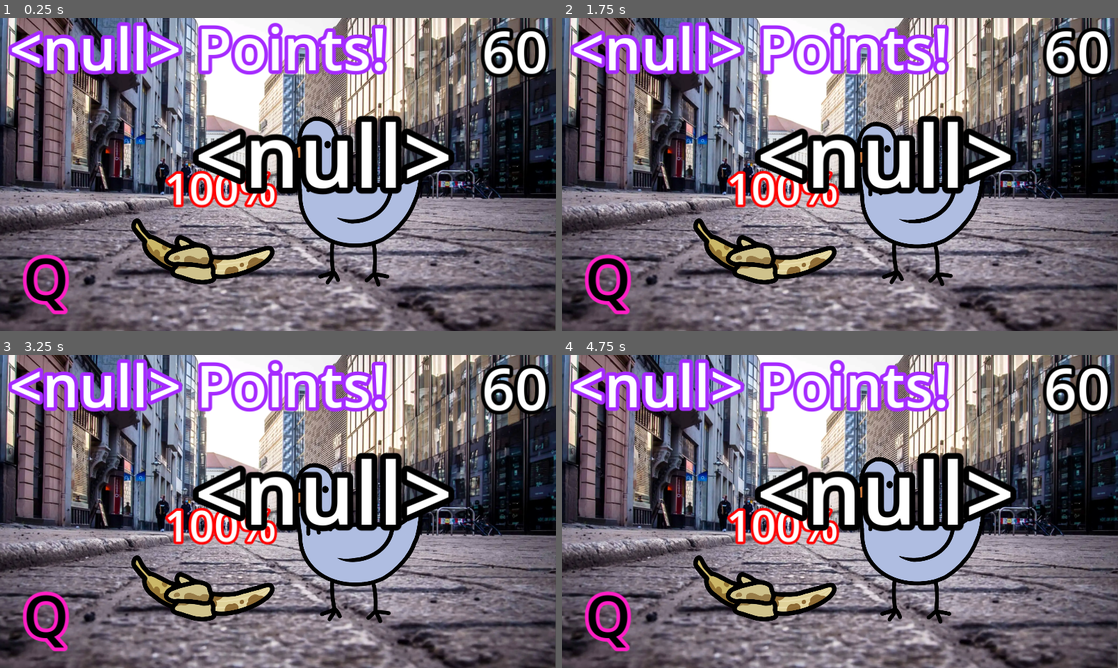
Above: before the commit, frames 1-4 (two rows, left to right).
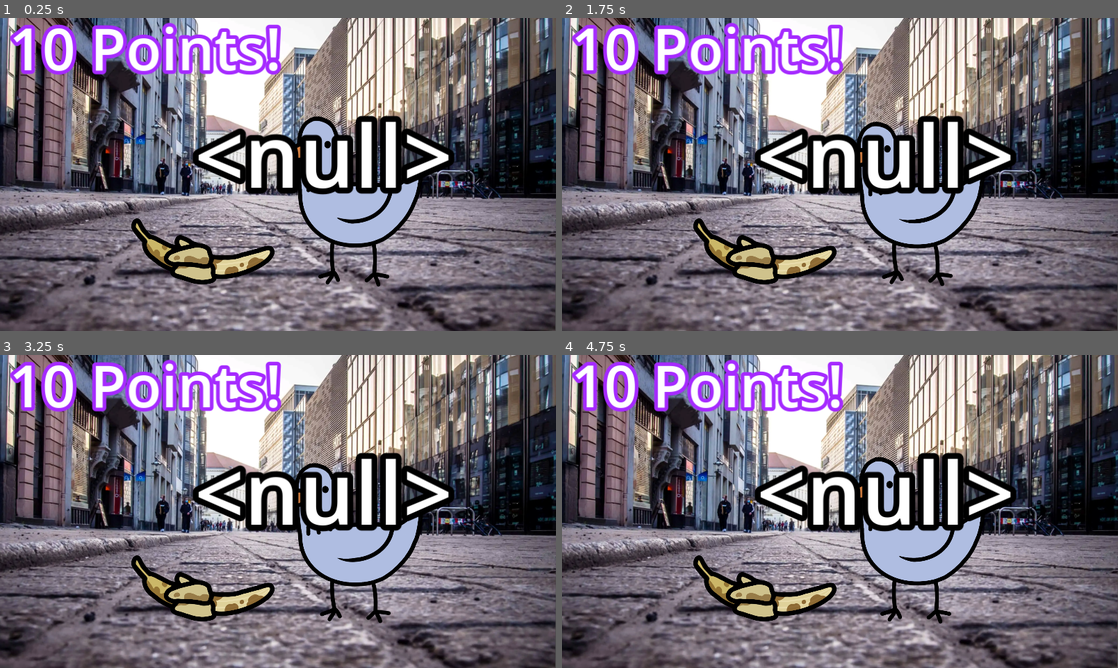
Above: after the commit, the same moments.

Repository: CharredCoall/DIS-WebApp
Game: Godot game, scene res://game.tscn
The game is run twice, just before and just after one commit, with the same random seed, the same clock (stepped at 60 frames per second) and the same inputs. This scene is started directly instead of the project's main scene.
Inputs:
- Up to frame 1 (0.25 s): no input
- Up to frame 2 (1.75 s): hold Right (right) 0.53-1.28 s; tap E (Random_E) at 0.6 s; hold Left (left) from 1.28 s (still down); tap Q (Random_Q) at 1.35 s
- Up to frame 3 (3.25 s): release Left (left) at 2.03 s; hold Right (right) from 2.03 s (still down); tap W (Random_W) at 2.1 s; tap Space (space) at 2.85 s
- Up to frame 4 (4.75 s): release Right (right) at 3.53 s; hold Left (left) from 3.53 s (still down); tap E (Random_E) at 3.6 s; tap Q (Random_Q) at 4.35 s

The runs differ from the first frame. In frame 1, 11% of the frame differs, in the area x 1-99%, y 1-95%; in frame 2, 11%; in frame 3, 11%; in frame 4, 11%.
Error before the commit: Invalid call. Nonexistent function 'get_name' in base 'Nil'. (res://scripts/GameManager.gd:18)
Error after the commit: Invalid access to property or key '<null>' on a base object of type 'Dictionary'. (res://scripts/GameManager.gd:25)

Commit message:
Clicker Game Integrated with database!

Diff:
--- a/Godot/GameManager.gd
+++ b/Godot/GameManager.gd
@@ -84,7 +84,7 @@
 			if pigeon[5] != null:
 				pigeon[5] = int(pigeon[5])
 				GameVariables.pigeon_clothes[str(pigeon[0])] = GameVariables.store_items[int(pigeon[5])][0]
-			GameVariables.tenants[str(pigeon[0])] = {"pos": pigeonholes[int(pigeon[1])], "state": "idle", "con": pigeon[2], "int": pigeon[3], "cha": pigeon[4], "hat": pigeon[5]}
+			GameVariables.tenants[str(pigeon[0])] = {"pos": pigeonholes[int(pigeon[1])], "state": "idle", "con": pigeon[4], "int": pigeon[3], "cha": pigeon[2], "hat": pigeon[5]}
 		GameVariables.money = json["userData"][2]
 		GameVariables.items = {}
 		for hat in json['hats']:
--- a/Godot/PigeonSpawner.gd
+++ b/Godot/PigeonSpawner.gd
@@ -261,10 +261,9 @@
 				item_list.add_icon_item(load("res://Art/Cross.png"))
 				for item in GameVariables.items:
 					item_list.add_item(str(GameVariables.items[item]), load(GameVariables.store_items[int(item)][0]))
-		accessory_node.texture = load(GameVariables.items[index - 1])
+		accessory_node.texture = load(GameVariables.store_items[GameVariables.items[index]][0])
 		if GameVariables.pigeon_clothes.has(clicked_pig.get_name()) and GameVariables.pigeon_clothes[clicked_pig.get_name()] != "res://Art/Items/placeholder_texture_2d.tres":
 			previous_clothing = GameVariables.pigeon_clothes[clicked_pig.get_name()]
-
 		GameVariables.pigeon_clothes[str(clicked_pig.get_name())] = GameVariables.items[index - 1]
 		if GameVariables.pigeon_clothes.has(clicked_pig.get_name()) and GameVariables.pigeon_clothes[clicked_pig.get_name()] != "res://Art/Items/placeholder_texture_2d.tres":
 			GameVariables.items.remove_at(index - 1)
--- a/Godot/end_screen.tscn
+++ b/Godot/end_screen.tscn
@@ -67,7 +67,6 @@
 theme_override_colors/font_outline_color = Color(0, 0, 0, 1)
 theme_override_constants/outline_size = 75
 theme_override_font_sizes/font_size = 350
-text = "Announce"
 horizontal_alignment = 1
 
 [node name="ScoreLabel" type="Label" parent="EndManager"]
@@ -78,7 +77,6 @@
 theme_override_colors/font_outline_color = Color(0, 0, 0, 1)
 theme_override_constants/outline_size = 25
 theme_override_font_sizes/font_size = 100
-text = "Score"
 
 [node name="LevelUpLabel" type="Label" parent="EndManager"]
 offset_left = 48.0
@@ -88,7 +86,6 @@
 theme_override_colors/font_outline_color = Color(0, 0, 0, 1)
 theme_override_constants/outline_size = 25
 theme_override_font_sizes/font_size = 100
-text = "Level Up"
 
 [node name="MoneyLabel" type="Label" parent="EndManager"]
 offset_left = 64.0
@@ -98,7 +95,6 @@
 theme_override_colors/font_outline_color = Color(0, 0, 0, 1)
 theme_override_constants/outline_size = 25
 theme_override_font_sizes/font_size = 100
-text = "money"
 
 [node name="GoBackToMenu" type="TextureButton" parent="EndManager"]
 offset_left = 1680.0
@@ -113,10 +109,12 @@
 [node name="Goober" type="Sprite2D" parent="EndManager"]
 
 [node name="AnimatedGoober" type="AnimatedSprite2D" parent="EndManager/Goober"]
-position = Vector2(1304, 640)
-scale = Vector2(0.75, 0.75)
+position = Vector2(1424, 640)
+scale = Vector2(0.65, 0.65)
 sprite_frames = SubResource("SpriteFrames_xryh3")
 animation = &"Munch"
 frame_progress = 0.163534
 
+[node name="HTTPRequest" type="HTTPRequest" parent="EndManager"]
+
 [connection signal="pressed" from="EndManager/GoBackToMenu" to="EndManager" method="_on_go_back_to_menu_pressed"]
--- a/Godot/game.tscn
+++ b/Godot/game.tscn
@@ -128,7 +128,6 @@
 theme_override_colors/font_outline_color = Color(0.999999, 0.118942, 0.768699, 1)
 theme_override_constants/outline_size = 50
 theme_override_font_sizes/font_size = 200
-text = "Q"
 horizontal_alignment = 1
 vertical_alignment = 1
 
@@ -145,7 +144,6 @@
 theme_override_colors/font_outline_color = Color(0.645296, 0.165613, 1, 1)
 theme_override_constants/outline_size = 50
 theme_override_font_sizes/font_size = 200
-text = "0 Points!"
 metadata/_edit_use_anchors_ = true
 
 [node name="Health_Label" type="Label" parent="GameManager"]
@@ -157,7 +155,6 @@
 theme_override_colors/font_outline_color = Color(1, 0, 0, 1)
 theme_override_constants/outline_size = 35
 theme_override_font_sizes/font_size = 150
-text = "100%"
 
 [node name="GameTimer" type="Timer" parent="GameManager"]
 wait_time = 5.0
@@ -171,7 +168,6 @@
 theme_override_colors/font_outline_color = Color(0, 0, 0, 1)
 theme_override_constants/outline_size = 50
 theme_override_font_sizes/font_size = 200
-text = "60"
 horizontal_alignment = 2
 
 [node name="StartTimer" type="Timer" parent="GameManager"]
--- a/Godot/hotel.tscn
+++ b/Godot/hotel.tscn
@@ -138,8 +138,10 @@
 [node name="ClickerButton" type="TextureButton" parent="Camera2D/MinigamesButton"]
 visible = false
 layout_mode = 0
-offset_right = 40.0
-offset_bottom = 40.0
+offset_top = -133.0
+offset_right = 385.0
+offset_bottom = 6.0
+scale = Vector2(0.525263, 0.525263)
 texture_normal = ExtResource("7_p60b8")
 texture_pressed = ExtResource("8_labax")
 texture_hover = ExtResource("7_p60b8")
--- a/Godot/scripts/EndManager.gd
+++ b/Godot/scripts/EndManager.gd
@@ -8,17 +8,19 @@
 
 var score:int
 var con:int
-var chance:int
 var money:int
+var user = GameVariables.current_user
 var user_id = GameVariables.current_user_id
 var http_ready = true
 var last_route = ""
 var last_method
 var last_data
-var request_queue
+var request_queue = []
 
 #_start_request("/score", HTTPClient.METHOD_PUT,{"game":"clicker","user":user_id,"score":score}) #Update Score
 #_start_request("/pigeon", HTTPClient.METHOD_PUT,{"pigeon":int(str(GameVariables.visited_pigeon.get_name())), "chance":chance,"constitution":con}) #Update Stats
+func _ready():
+	$HTTPRequest.request_completed.connect(self._on_request_completed)
 
 func set_score(new_score):
 	score = new_score
@@ -30,18 +32,18 @@
 func display_stuff(oldcon:int):
 	announce_label.text = "Times Up!"
 	score_label.text = "You got " + str(score) + " Points!"
-	level_up_label.text = "You leveled up! Con:"  + str(oldcon) + "+" + str(con-oldcon)
-	money_label.text = "You gained " + str(money) + "coins!"
+	level_up_label.text = "You leveled up! Con: "  + str(oldcon) + " + " + str(con-oldcon)
+	money_label.text = "You gained " + str(money) + "g"
 	goober.play("Munch")
 
 func _on_go_back_to_menu_pressed():
 	make_requests()
-	get_tree().change_scene_to_file("res://hotel.tscn")
+	_start_request("/load_game", HTTPClient.METHOD_GET,{"user":user})
 
 func make_requests():
 	_start_request("/score", HTTPClient.METHOD_PUT,{"game":"clicker","user":user_id,"score":score}) #Update Score
-	_start_request("/pigeon", HTTPClient.METHOD_PUT,{"pigeon":int(str(GameVariables.visited_pigeon.get_name())), "chance":chance,"constitution":con}) #Update Stats
-	#_start_request({}) #Update Money!!
+	_start_request("/pigeon", HTTPClient.METHOD_PUT,{"pigeon":int(str(GameVariables.visited_pigeon)), "chance":GameVariables.tenants[str(GameVariables.visited_pigeon)]["cha"],"constitution":con}) #Update Stats
+	_start_request("/money", HTTPClient.METHOD_PUT,{"user":user_id,"money":money}) #Update Money!!
 
 #Send HTTP Request to server
 func _start_request(route, method, data):
@@ -79,6 +81,34 @@
 	if 'Set-Cookie' in header_dict :
 		GameVariables.cookie = header_dict['Set-Cookie']
 	http_ready = true
-	var request = request_queue.pop_front()
-	if request != null :
-		_start_request(request["route"], request["method"], request["data"])
+	var body_string = body.get_string_from_utf8()
+	var json = JSON.parse_string(body_string)
+	match last_route:
+		"/load_game":
+			GameVariables.current_user = json["userData"][1]
+			GameVariables.current_user_id = json["userData"][0]
+			GameVariables.data = json
+			GameVariables.visited_pigeon = null
+			var pigeonholes := {}
+			for pigeonhole in json['pigeonholes']:
+				pigeonholes[int(pigeonhole[0])] = _dbpos_to_gamepos(pigeonhole[1])
+			GameVariables.pigeonholes = pigeonholes
+			for pigeon in json['pigeons']:
+				if pigeon[5] != null:
+					pigeon[5] = int(pigeon[5])
+					GameVariables.pigeon_clothes[str(pigeon[0])] = GameVariables.store_items[int(pigeon[5])][0]
+				GameVariables.tenants[str(pigeon[0])] = {"pos": pigeonholes[int(pigeon[1])], "state": "idle", "con": pigeon[4], "int": pigeon[3], "cha": pigeon[2], "hat": pigeon[5]}
+			GameVariables.money = json["userData"][2]
+			GameVariables.items = {}
+			for hat in json['hats']:
+				if hat[1] > 0:
+					GameVariables.items[int(hat[0])] = hat[1]
+			get_tree().change_scene_to_file("res://hotel.tscn")
+		_:
+			var request = request_queue.pop_front()
+			if request != null :
+				_start_request(request["route"], request["method"], request["data"])
+
+func _dbpos_to_gamepos(pos):
+	var translate_list = [Vector2(600,260),Vector2(1432,810),Vector2(1430,270)]
+	return translate_list[pos]
--- a/Godot/scripts/GameManager.gd
+++ b/Godot/scripts/GameManager.gd
@@ -15,23 +15,25 @@
 var end_manager = null
 
 #GameVariables.tenants[str(GameVariables.visited_pigeon.get_name())]["con"] #GameVariable for stats "con"/"cha"/"int"
-var hat = GameVariables.pigeon_clothes[str(GameVariables.visited_pigeon.get_name())]
+var hat
 
-
-var score = 10
+@onready var score = 10
 var characters = ["Q", "W", "E"]
 var random_char:String
 var positions = [Vector2(80,250), Vector2(1100,40), Vector2(1500,40), Vector2(1650,330), Vector2(1650,760), Vector2(88, 760), Vector2(88,488)]
 var random_pos:Vector2
-var con:int = GameVariables.tenants[str(GameVariables.visited_pigeon.get_name())]["con"] #GameVariable for stats "con"/"cha"/"int"
-var chance:int = GameVariables.tenants[str(GameVariables.visited_pigeon.get_name())]["cha"] #GameVariable for stats "con"/"cha"/"int"
-var intelligence:int = GameVariables.tenants[str(GameVariables.visited_pigeon.get_name())]["int"] #GameVariable for stats "con"/"cha"/"int"
+var con:int = GameVariables.tenants[str(GameVariables.visited_pigeon)]["con"] #GameVariable for stats "con"/"cha"/"int"
+var chance:int = GameVariables.tenants[str(GameVariables.visited_pigeon)]["cha"] #GameVariable for stats "con"/"cha"/"int"
+var intelligence:int = GameVariables.tenants[str(GameVariables.visited_pigeon)]["int"] #GameVariable for stats "con"/"cha"/"int"
 var damage = 20+ceil(float(con**1.25/5))
-var time:int = 5
+var time:int = 60
 var count_down = 3
 var game_started = false
 
 func _ready():
+	if str(GameVariables.visited_pigeon) in GameVariables.pigeon_clothes:
+		hat = GameVariables.pigeon_clothes[str(GameVariables.visited_pigeon)]
+	GameVariables.visiting = false
 	game.visible = true
 	set_end_scene_visibility(false)
 	randomize()
Not shown, changed: Server/Flask/static/PigeonHole.html
Not shown, changed: Server/Flask/static/PigeonHole.js
Not shown, changed: Server/Flask/static/PigeonHole.pck
Not shown, changed: Server/Flask/static/PigeonHole.wasm
Not shown, changed: Server/Flask/templates/Game.html
